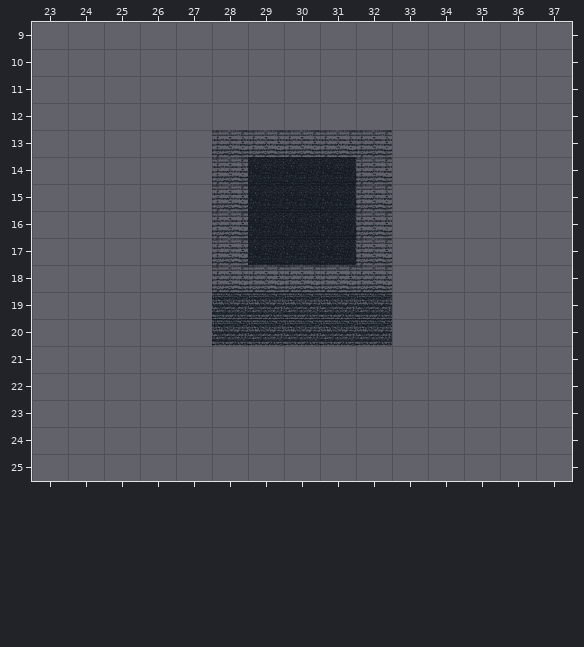
One commit to this Tiled map (JSON): assets/maps/rooms.tmj. Above, as it was before the edit.
Cells are 40x30 px. Shown: x 23..37, y 9..25. Tiles whose own drawing changed are shown in their newer look in all pictures.
The same view after the edit:
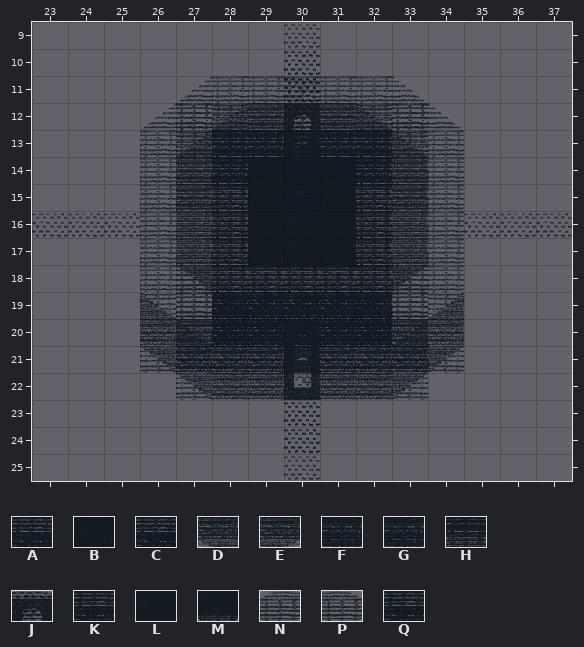
Key: from "tiles2x": A 0, B 2, C 3, D 4, E 4 flipped left-right, F 4 flipped up-down, G 4 turned 180, H 6, J 10, K 18, L 22, M 23, N 30, P 30 flipped left-right, Q 31.
_ is an empty cell.
Tiles of an added or newly shown layer are drawn over the layers below it.
See-through tiles are keyed as they look on the map.
The exact change:
Changed rows in their new state; . is an unchanged cell.
Layer "0-2" (now shown):
first column x 28:
13 HHHHH
14 HBBBH
15 HBBBH
16 HQQQH
17 HQQQH
18 HHHHH
19 BBBBB
20 BBBBB
Layer "0-f" (now shown):
first column x 29:
16 KKK
17 KKK
Layer "0-1" (now shown):
first column x 28:
13 HHHHH
14 HBBBH
15 HBBBH
16 HCCCH
17 HCCCH
18 HHHHH
19 BBBBB
20 BBBBB
Layer "1-2" (now shown):
first column x 28:
11 ..J..
12 ..J..
13 HHHHH
14 HBLBH
15 HBMBH
16 HQQQH
17 HQQQH
18 HHHHH
19 BBBBB
20 BBBBB
Layer "1-f" (now shown):
first column x 29:
16 KKK
17 KKK
Layer "1-1" (now shown):
first column x 28:
11 ..J..
12 ..J..
13 HHHHH
14 HBLBH
15 HBMBH
16 HCCCH
17 HCCCH
18 HHHHH
19 BBBBB
20 BBBBB
Layer "1-0" (now shown):
first column x 28:
11 ..J..
12 ..J..
13 HHHHH
14 HALAH
15 HAMAH
16 HAAAH
17 HAAAH
18 HHHHH
19 BBBBB
20 BBBBB
Layer "2-2" (now shown):
first column x 27:
10 ...J...
11 ...J...
12 HHHHHHH
13 HBBLBBH
14 HBBMBBH
15 HQQQQQH
16 HQQQQQH
17 HQQQQQH
18 HQQQQQH
19 HHHHHHH
20 BBBLBBB
21 BBBMBBB
22 ...J...
23 ...J...
24 ...J...
Layer "4b-1" (now shown):
first column x 23:
 9 .......J.......
10 .......J.......
11 ....NHHHHHP....
12 ...NHFBLBGHP...
13 ...HFBBMBBGH...
14 ...HBBCCCBBH...
15 ...HBCCCCCBH...
16 JJJHCCCCCCCHJJJ
17 ...HCCCCCCCH...
18 ...HDCCCCCEH...
19 ...GHDCCCEHF...
20 ...BGHHHHHFB...
21 ...DBBBLBBBE...
22 ....DBBMBBE....
23 .......J.......
24 .......J.......
25 .......J.......
Boxes around the changes in both pictures, in picture pixels (x1, y1, x2, y2):
added: (32, 24, 572, 481)
